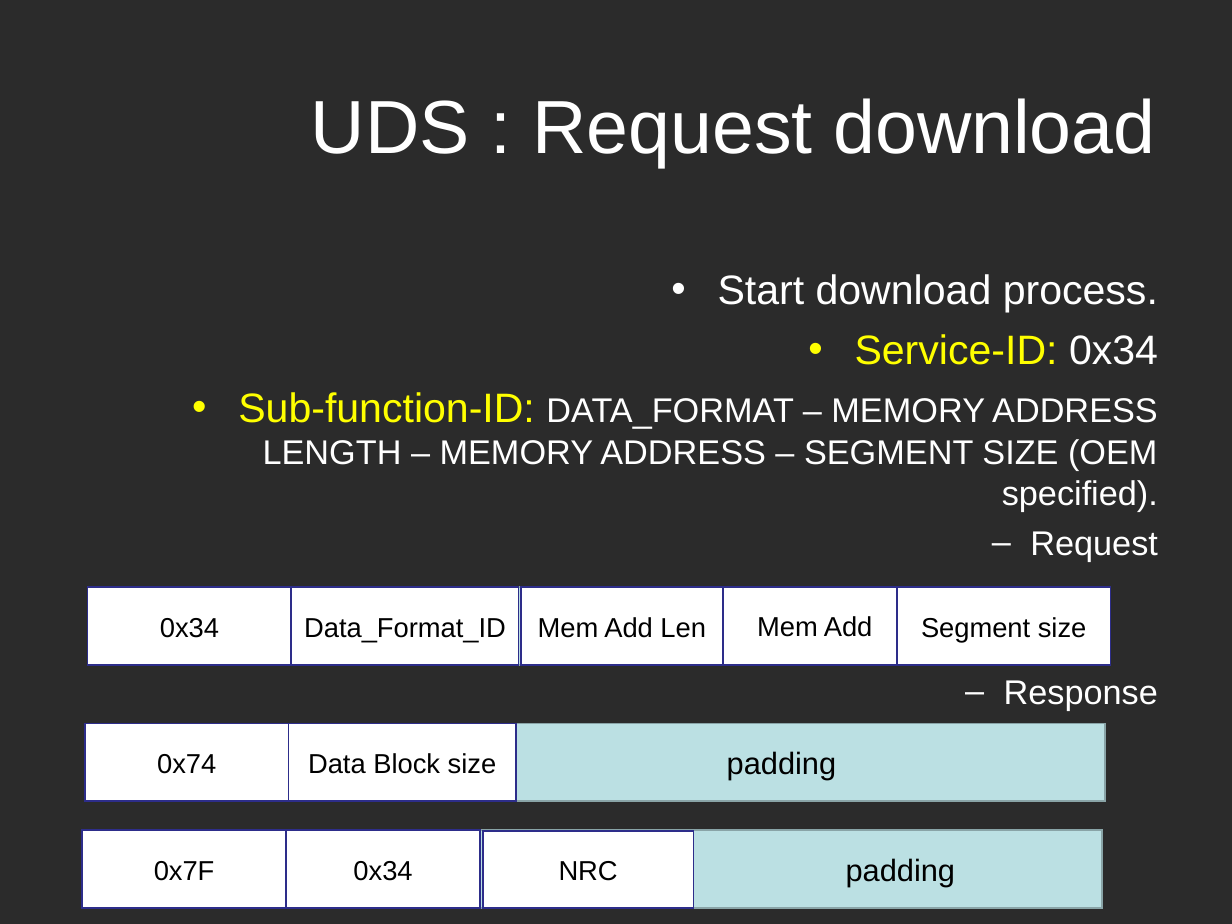
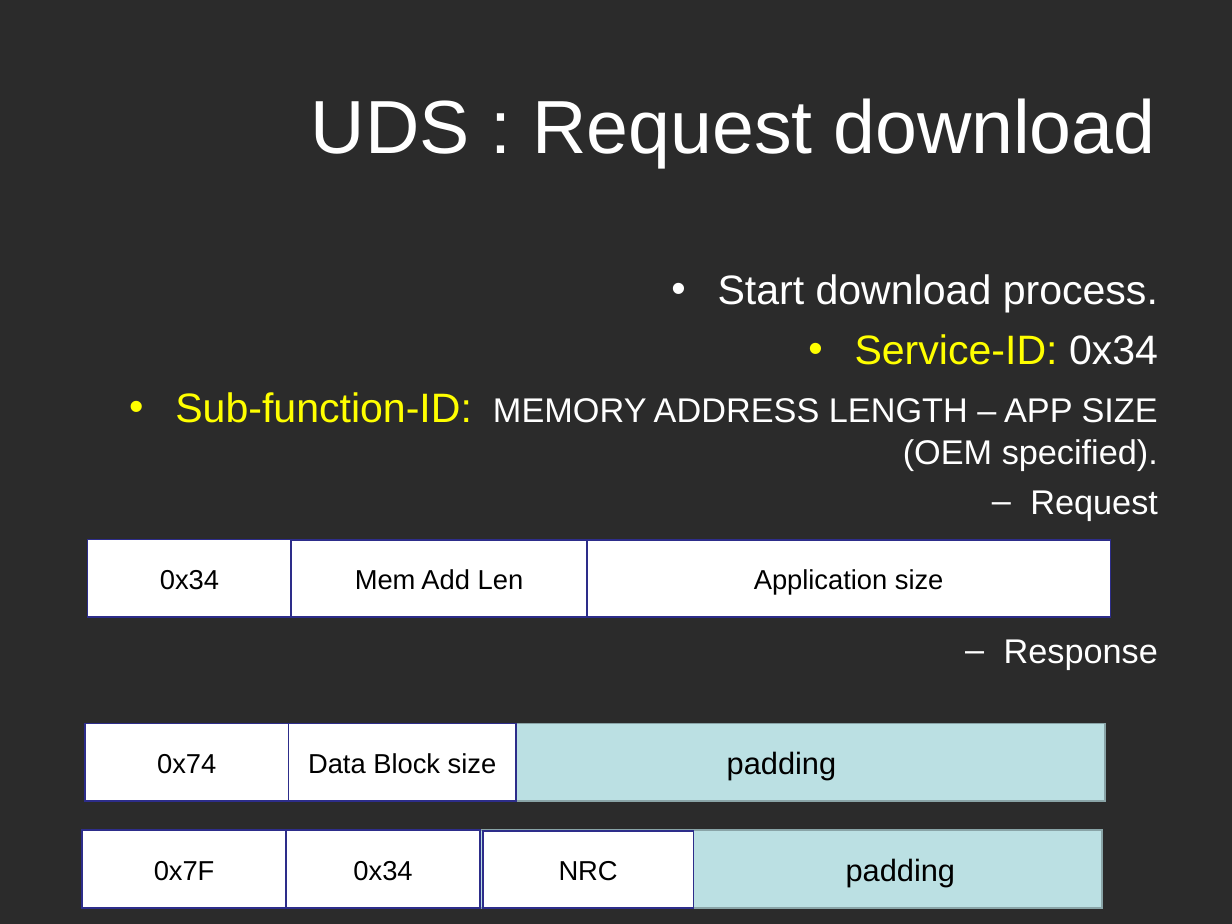
Before and after one commit to Marcelle-Samir/Firmware_Over_The_Air, a slide deck: slide 21 of project Documentation/Second week/Search-UDS.ppt. Drawn at 1232x924 pixels with LibreOffice and Linux fonts; fonts in the diff are those of the drawing; background and template pictures are left out; a plain dark background stands for a picture behind light text. Boxes give left, top, right and bottom in pixels: in the first picture for what was removed or moved away, otherwise in the second. Text is boxed around its words. In the diff, an @@ line names an element or a change of style, - is before the commit and + after.

Commit message:
update UDS Download frames structure

```diff
--- a/project Documentation/Second week/Search-UDS.ppt
+++ b/project Documentation/Second week/Search-UDS.ppt
@@ text at (175, 392, 1158, 471): text changed @@
-• Sub-function-ID: DATA_FORMAT – MEMORY ADDRESS LENGTH – MEMORY ADDRESS – SEGMENT SIZE (OEM specified).
+• Sub-function-ID: MEMORY ADDRESS LENGTH – APP SIZE (OEM specified).
@@ rectangle "0x34": place and size @@
-rectangle "0x34" at (87, 588, 291, 665)
+rectangle "0x34" at (87, 540, 291, 617)
@@ rectangle: place and size @@
-rectangle at (87, 588, 1108, 665)
+rectangle at (87, 540, 1108, 617)
@@ rectangle "Mem Add Len": place and size @@
-rectangle "Mem Add Len" at (521, 588, 722, 665)
+rectangle "Mem Add Len" at (291, 540, 586, 617)
@@ rectangle added at (586, 540, 1110, 617), fill #FFFFFF, outline #2D2D8A 0.99 pt, 16 pt, text #000000 @@
+Application size
@@ rectangle removed at (292, 588, 519, 665) @@
-Data_Format_ID
@@ rectangle removed at (723, 588, 907, 665) @@
-Mem Add
@@ rectangle removed at (897, 588, 1110, 665) @@
-Segment size
```
Also in this commit, not shown: 1 other slide changed, 1 other file.
